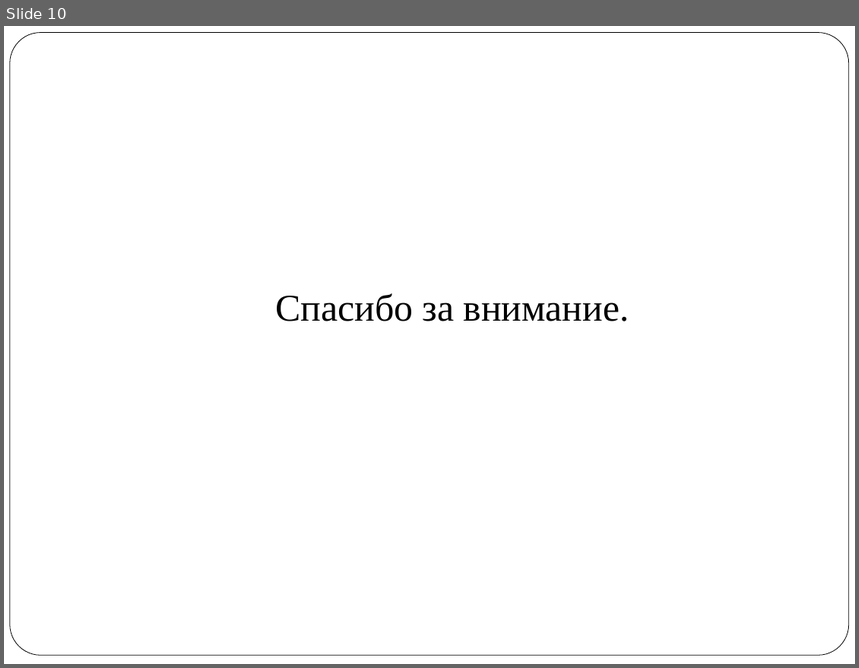
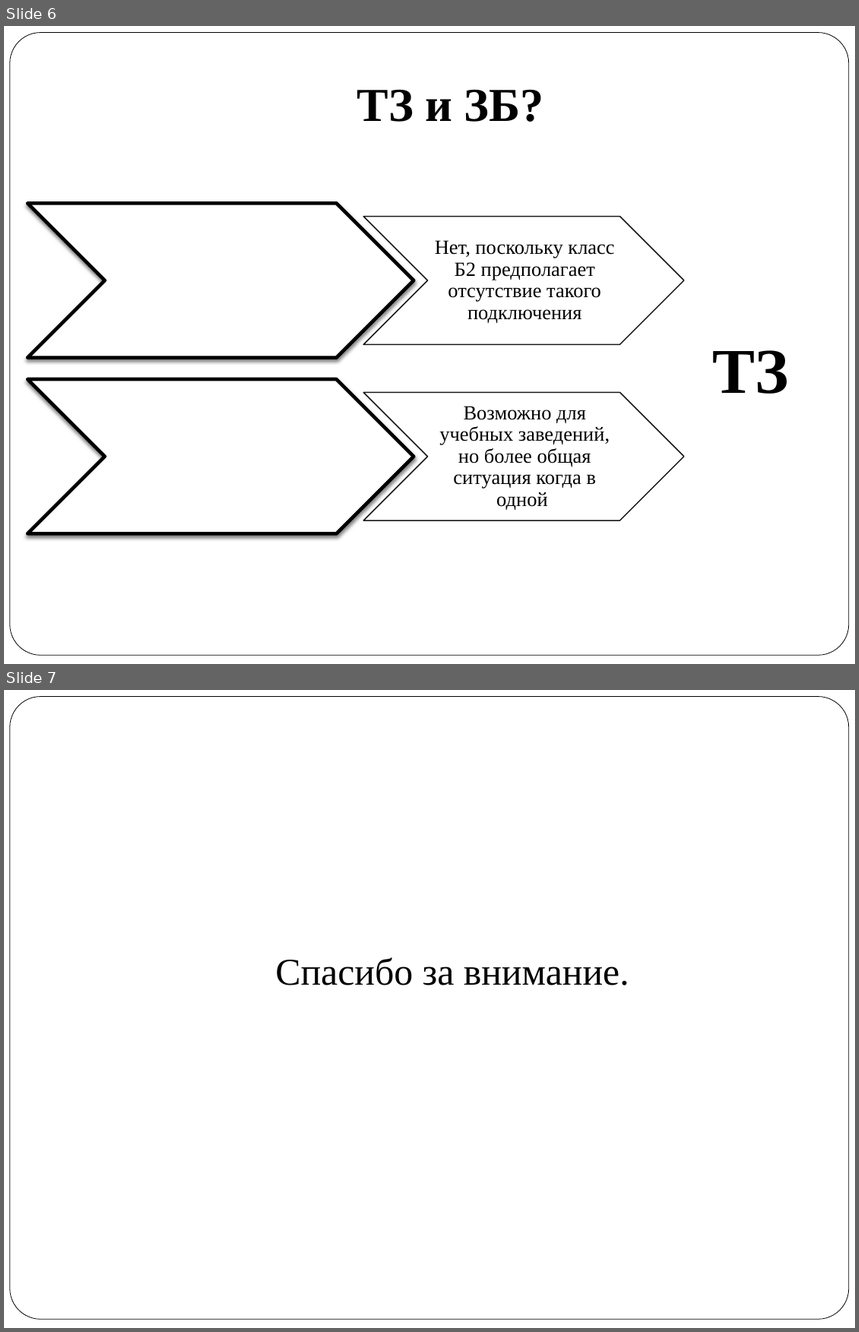
Before and after one commit to vlad324/diploma-rfe, a slide deck: diploma_radkevich.pptx. Shown one above the other, each under a label of ours: slide 10 before the commit, slides 6 and 7 after it. The pictures are 859x668 and 859x1332 pixels, drawn with LibreOffice and Linux fonts; fonts in the diff are those of the drawing. Boxes give left, top, right and bottom in pixels: in the first picture for what was removed or moved away, otherwise in the second. Text is boxed around its words. In the diff, an @@ line names an element or a change of style, - is before the commit and + after.

```diff
--- a/diploma_radkevich.pptx
+++ b/diploma_radkevich.pptx
@@ slide 6 added at (4,26,855,664), background #FFFFFF; not listed: 1 template element that a slide beside it also shows @@
@@ title added at (357,89,544,122), 40 pt, text #000000, bold @@
+ТЗ и ЗБ?
@@ text added at (713,351,789,394), 54 pt, text #000000, bold @@
+ТЗ
@@ group added at (28,203,684,534): 4 chevrons, 2 texts @@
+Нет, поскольку класс Б2 предполагает отсутствие такого подключения
+Возможно для учебных заведений, но более общая ситуация когда в одной
@@ what was slide 10 is now slide 7 @@
```
Also in this commit, not shown: 3 slides changed, 2 other slides added, 6 slides removed, 1 other file.
